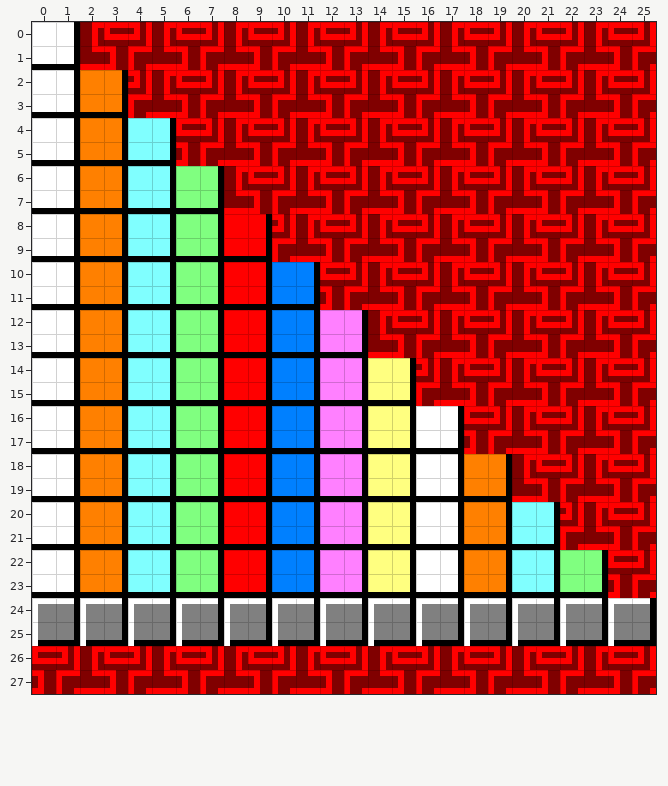
Tiled map: assets/level-02-blocks.tmx. The picture above was drawn from the file before the commit.
Cells are 4x4 px. Shown: x 0..25, y 0..27.
New version:
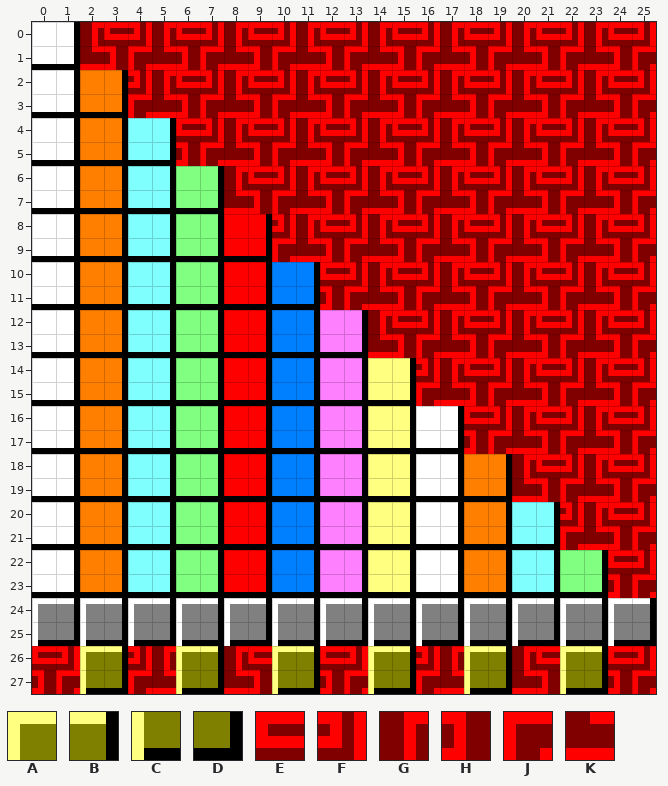
Key: from "tileset": A 18, B 19, C 38, D 39, E 52, F 53, G 54, H 72, J 73, K 74.
_ is an empty cell.
The commit says: Nearly there on block hit detection
Diff:
Layer "Tile Layer 1":
y 26: x 2..3 GE -> AB; x 6..7 EF -> AB; x 10..11 FG -> AB; x 14..15 GE -> AB; x 18..19 EF -> AB; x 22..23 FG -> AB
y 27: x 2..3 KH -> CD; x 6..7 HJ -> CD; x 10..11 JK -> CD; x 14..15 KH -> CD; x 18..19 HJ -> CD; x 22..23 JK -> CD
Boxes around the changes in both pictures, in picture pixels (x1, y1, x2, y2):
changed: (80, 646, 128, 694)
changed: (176, 646, 224, 694)
changed: (272, 646, 320, 694)
changed: (368, 646, 416, 694)
changed: (464, 646, 512, 694)
changed: (560, 646, 608, 694)
